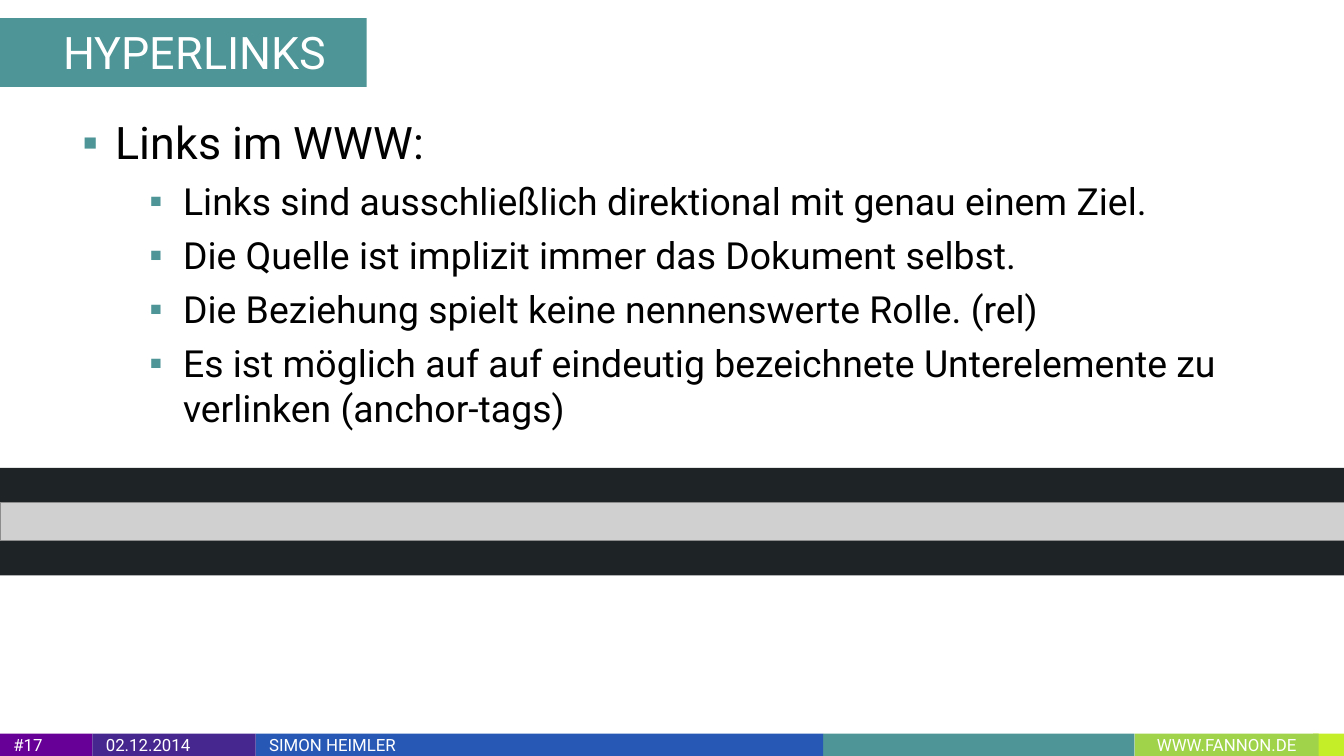
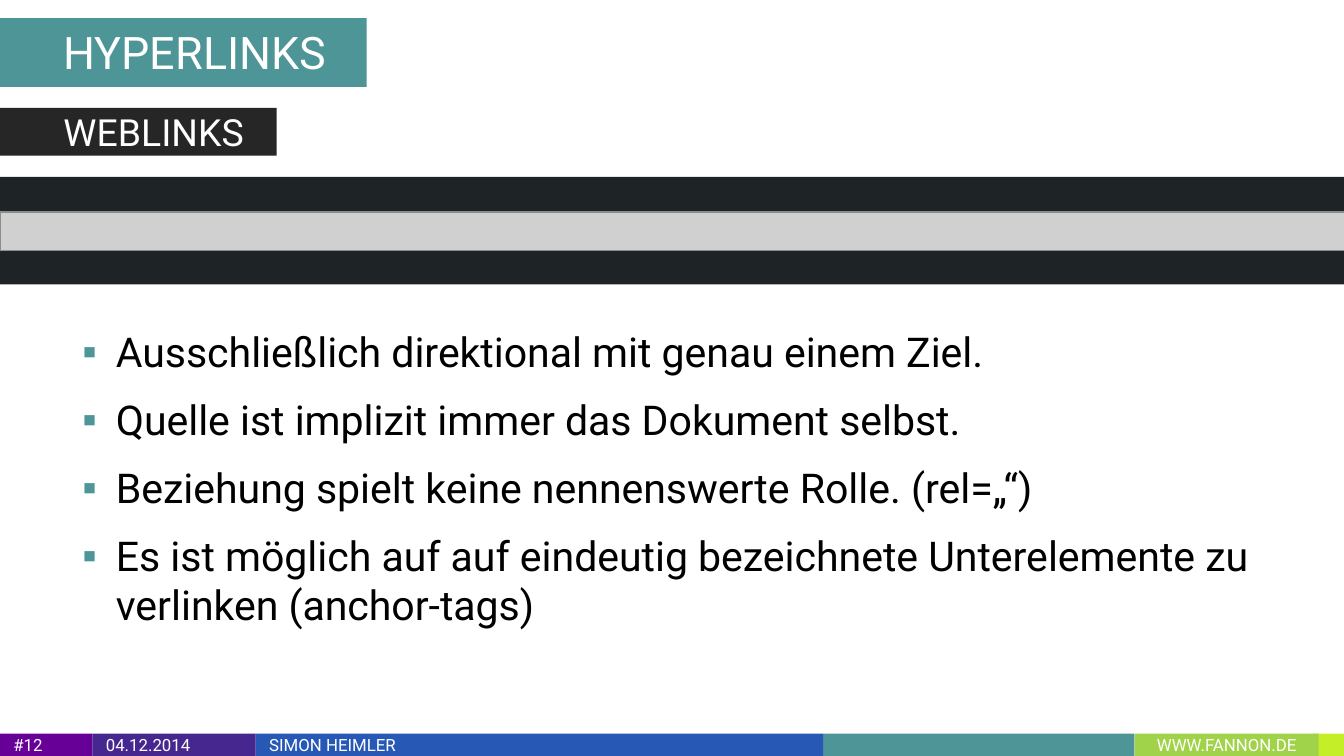
Before and after one commit to Fannon/SemanticWebParadigmen, a slide deck: slide 12 of Semantic Web Paradigmen PPT.pptx (slide 17 before the commit). Drawn at 1344x756 pixels with LibreOffice and Linux fonts; fonts in the diff are those of the drawing; grey boxes stand for pictures. Boxes give left, top, right and bottom in pixels: in the first picture for what was removed or moved away, otherwise in the second. Text is boxed around its words. In the diff, an @@ line names an element or a change of style, - is before the commit and + after.

```diff
--- a/Semantic Web Paradigmen PPT.pptx
+++ b/Semantic Web Paradigmen PPT.pptx
@@ rectangle added at (0,108,277,155), fill #262626, 20 pt, text #FFFFFF @@
+WEBLINKS
@@ rectangle: place and size @@
-rectangle at (0,468,1344,575)
+rectangle at (0,177,1344,285)
@@ picture added at (0,212,1344,250) @@
@@ text "Ausschließlich direktional mit genau einem ...": place and size @@
-text "Ausschließlich direktional mit genau einem ..." at (116,125,1215,431)
+text "Ausschließlich direktional mit genau einem ..." at (116,336,1248,630)
@@ text at (116,336,1032,512): text changed; size 20 to 22 pt @@
-▪ Links im WWW:
-  ▪ Links sind ausschließlich direktional mit genau einem Ziel.
-  ▪ Die Quelle ist implizit immer das Dokument selbst.
-  ▪ Die Beziehung spielt keine nennenswerte Rolle. (rel)
+▪ Ausschließlich direktional mit genau einem Ziel.
+▪ Quelle ist implizit immer das Dokument selbst.
+▪ Beziehung spielt keine nennenswerte Rolle. (rel=„“)
@@ picture removed at (0,503,1344,540) @@
@@ text at (116,539,1248,630): size 20 to 22 pt in "Es ist möglich auf auf eindeutig bezeichnete ..."; list level 2 to 1 in "Es ist möglich auf auf ..." @@
@@ page number at (13,739,42,751): text changed @@
-#17
+#12
@@ text in rectangle at (106,739,190,751): text changed @@
-02.12.2014
+04.12.2014
```
Also in this commit, not shown: 44 other slides changed, 5 slides added, 1 slide removed, 3 other files.
